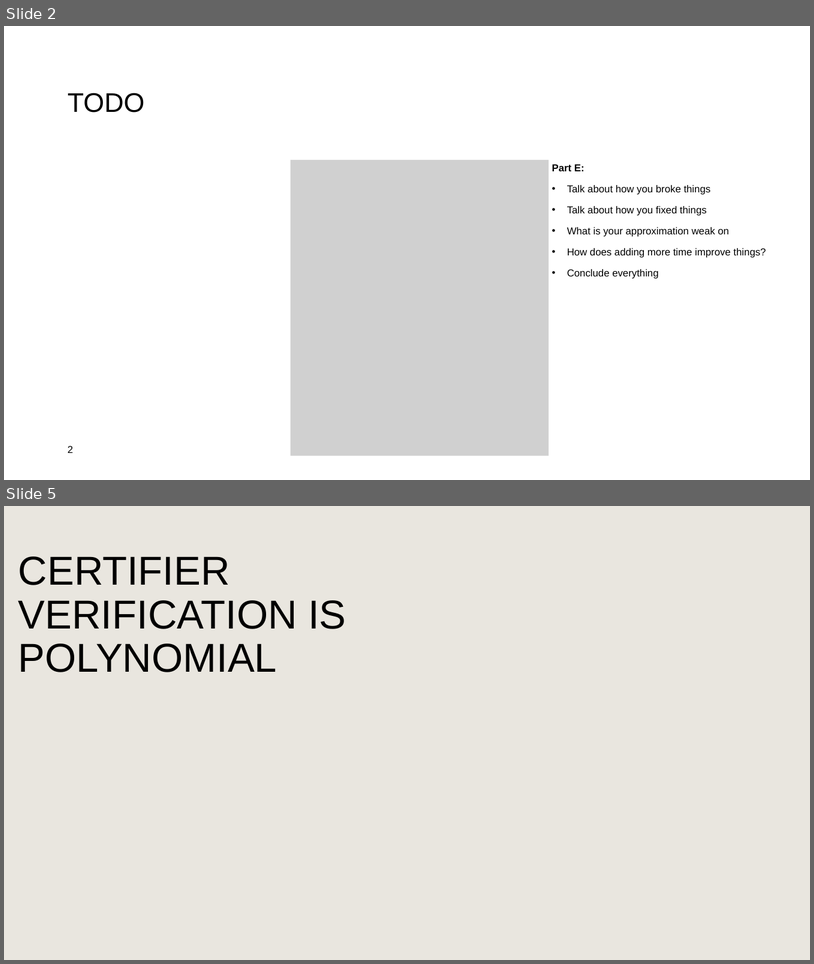
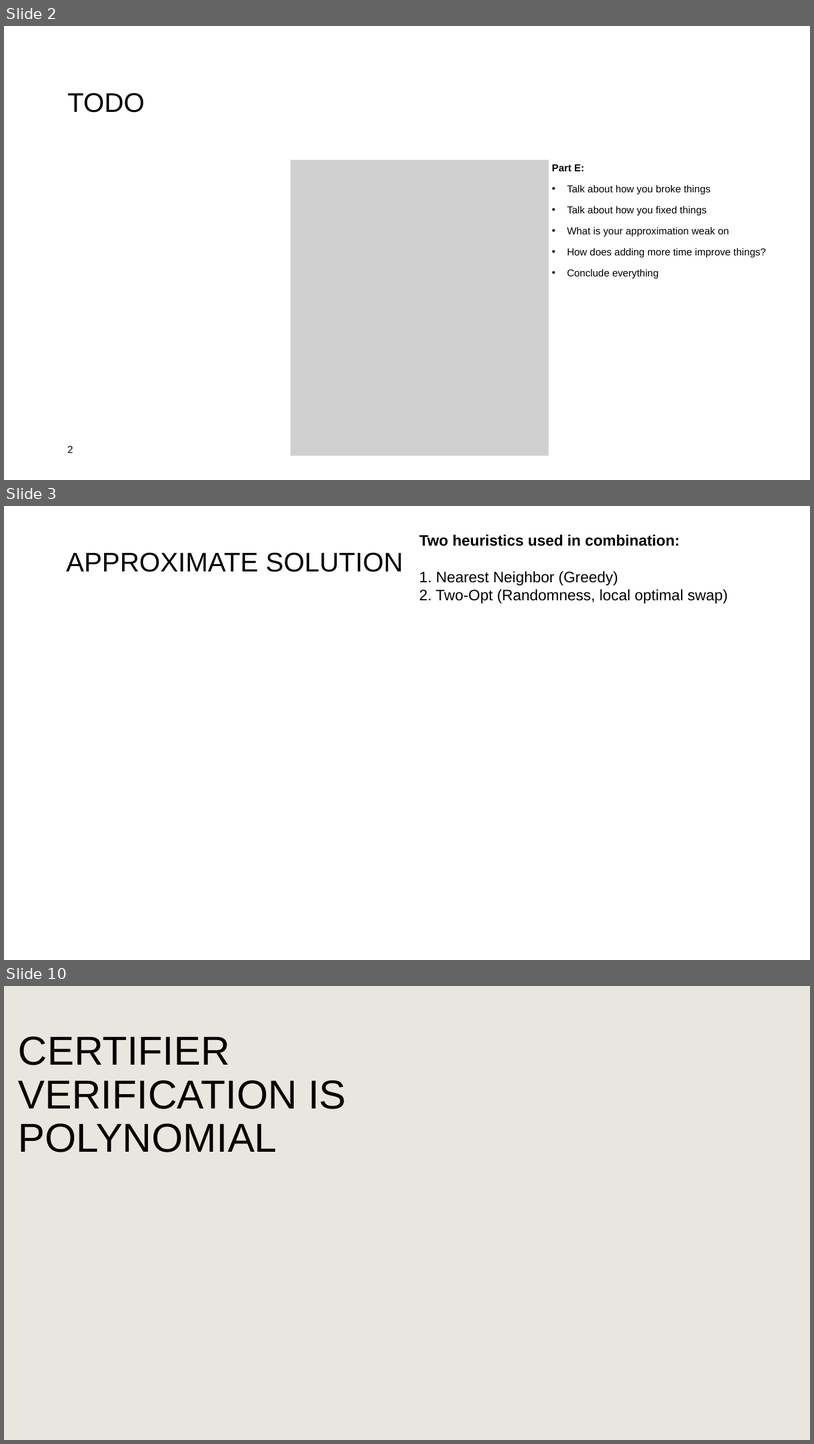
Before and after one commit to PictureOfGray/CS412-Team-NAME, a slide deck: presentations/TeamNAMETSP.pptx. Shown one above the other, each under a label of ours: slides 2 and 5 before the commit, slides 2, 3 and 10 after it; the slides between them are not shown. The pictures are 814x964 and 814x1444 pixels, drawn with LibreOffice and Linux fonts; fonts in the diff are those of the drawing; grey boxes stand for pictures; background and template pictures are left out. Boxes give left, top, right and bottom in pixels: in the first picture for what was removed or moved away, otherwise in the second. Text is boxed around its words. In the diff, an @@ line names an element or a change of style, - is before the commit and + after.

```diff
--- a/presentations/TeamNAMETSP.pptx
+++ b/presentations/TeamNAMETSP.pptx
@@ slide 3 added at (4,506,810,960), background #FFFFFF @@
@@ text added at (419,534,728,604), 18 pt, text #000000 @@
+Two heuristics used in combination:
+1. Nearest Neighbor (Greedy)
+2. Two-Opt (Randomness, local optimal swap)
@@ title added at (66,552,403,572), 32 pt, text #000000 @@
+APPROXIMATE SOLUTION
@@ what was slide 5 is now slide 10 @@
```
Also in this commit, not shown: 6 other slides added, 2 slides removed, 3 other files.
